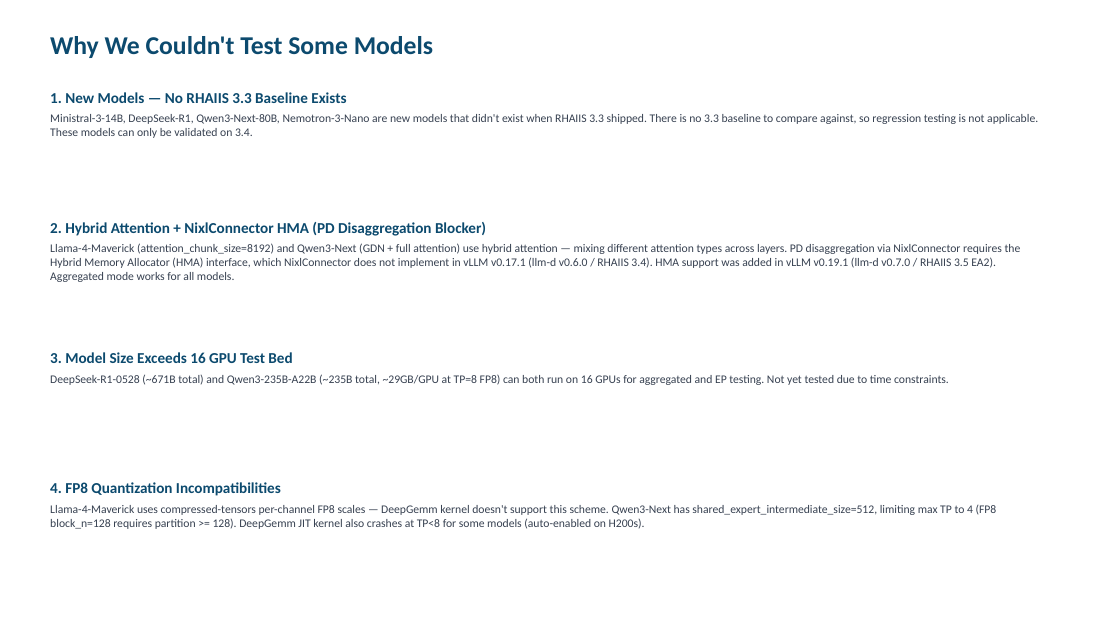
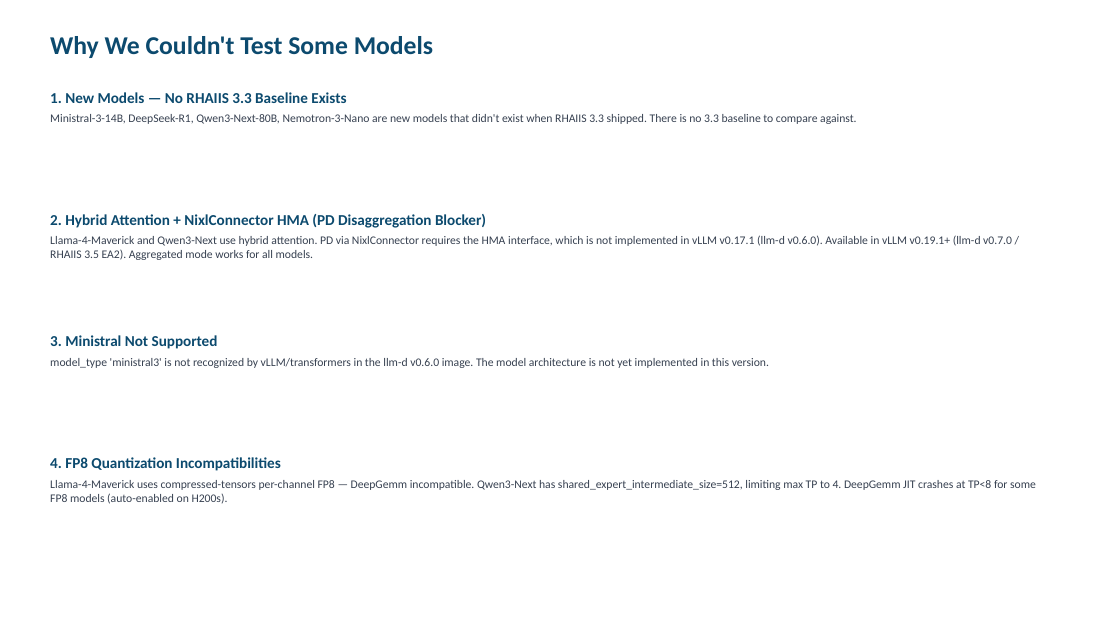
Before and after one commit to openshift-psap/serveit-studio, a slide deck: slide 3 of docs/rhaiis-3.3-vs-3.4-final.pptx. Drawn at 1120x630 pixels with LibreOffice and Linux fonts; fonts in the diff are those of the drawing. Boxes give left, top, right and bottom in pixels: in the first picture for what was removed or moved away, otherwise in the second. Text is boxed around its words. In the diff, an @@ line names an element or a change of style, - is before the commit and + after.

```diff
--- a/docs/rhaiis-3.3-vs-3.4-final.pptx
+++ b/docs/rhaiis-3.3-vs-3.4-final.pptx
@@ text at (50,114,856,124): text changed @@
-Ministral-3-14B, DeepSeek-R1, Qwen3-Next-80B, Nemotron-3-Nano are new models that didn't exist when RHAIIS 3.3 shipped. There is no 3.3 baseline to compare against, so regression testing is not applicable. These models can only be validated on 3.4.
+Ministral-3-14B, DeepSeek-R1, Qwen3-Next-80B, Nemotron-3-Nano are new models that didn't exist when RHAIIS 3.3 shipped. There is no 3.3 baseline to compare against.
@@ text "2. Hybrid Attention + NixlConnector ...": place and size @@
-text "2. Hybrid Attention + NixlConnector ..." at (50,222,1021,282)
+text "2. Hybrid Attention + NixlConnector ..." at (50,214,1012,260)
@@ text at (50,235,1012,260): text changed @@
-Llama-4-Maverick (attention_chunk_size=8192) and Qwen3-Next (GDN + full attention) use hybrid attention — mixing different attention types across layers. PD disaggregation via NixlConnector requires the Hybrid Memory Allocator (HMA) interface, which NixlConnector does not implement in vLLM v0.17.1 (llm-d v0.6.0 / RHAIIS 3.4). HMA support was added in vLLM v0.19.1 (llm-d v0.7.0 / RHAIIS 3.5 EA2). Aggregated mode works for all models.
+Llama-4-Maverick and Qwen3-Next use hybrid attention. PD via NixlConnector requires the HMA interface, which is not implemented in vLLM v0.17.1 (llm-d v0.6.0). Available in vLLM v0.19.1+ (llm-d v0.7.0 / RHAIIS 3.5 EA2). Aggregated mode works for all models.
@@ text at (50,335,769,368): text changed @@
-3. Model Size Exceeds 16 GPU Test Bed
-DeepSeek-R1-0528 (~671B total) and Qwen3-235B-A22B (~235B total, ~29GB/GPU at TP=8 FP8) can both run on 16 GPUs for aggregated and EP testing. Not yet tested due to time constraints.
+3. Ministral Not Supported
+model_type 'ministral3' is not recognized by vLLM/transformers in the llm-d v0.6.0 image. The model architecture is not yet implemented in this version.
@@ text "4. FP8 Quantization Incompatibilities": place and size @@
-text "4. FP8 Quantization Incompatibilities" at (50,482,997,529)
+text "4. FP8 Quantization Incompatibilities" at (50,457,1036,504)
@@ text at (50,480,1036,504): text changed @@
-Llama-4-Maverick uses compressed-tensors per-channel FP8 scales — DeepGemm kernel doesn't support this scheme. Qwen3-Next has shared_expert_intermediate_size=512, limiting max TP to 4 (FP8 block_n=128 requires partition >= 128). DeepGemm JIT kernel also crashes at TP<8 for some models (auto-enabled on H200s).
+Llama-4-Maverick uses compressed-tensors per-channel FP8 — DeepGemm incompatible. Qwen3-Next has shared_expert_intermediate_size=512, limiting max TP to 4. DeepGemm JIT crashes at TP<8 for some FP8 models (auto-enabled on H200s).
```
Also in this commit, not shown: 7 other slides changed.
